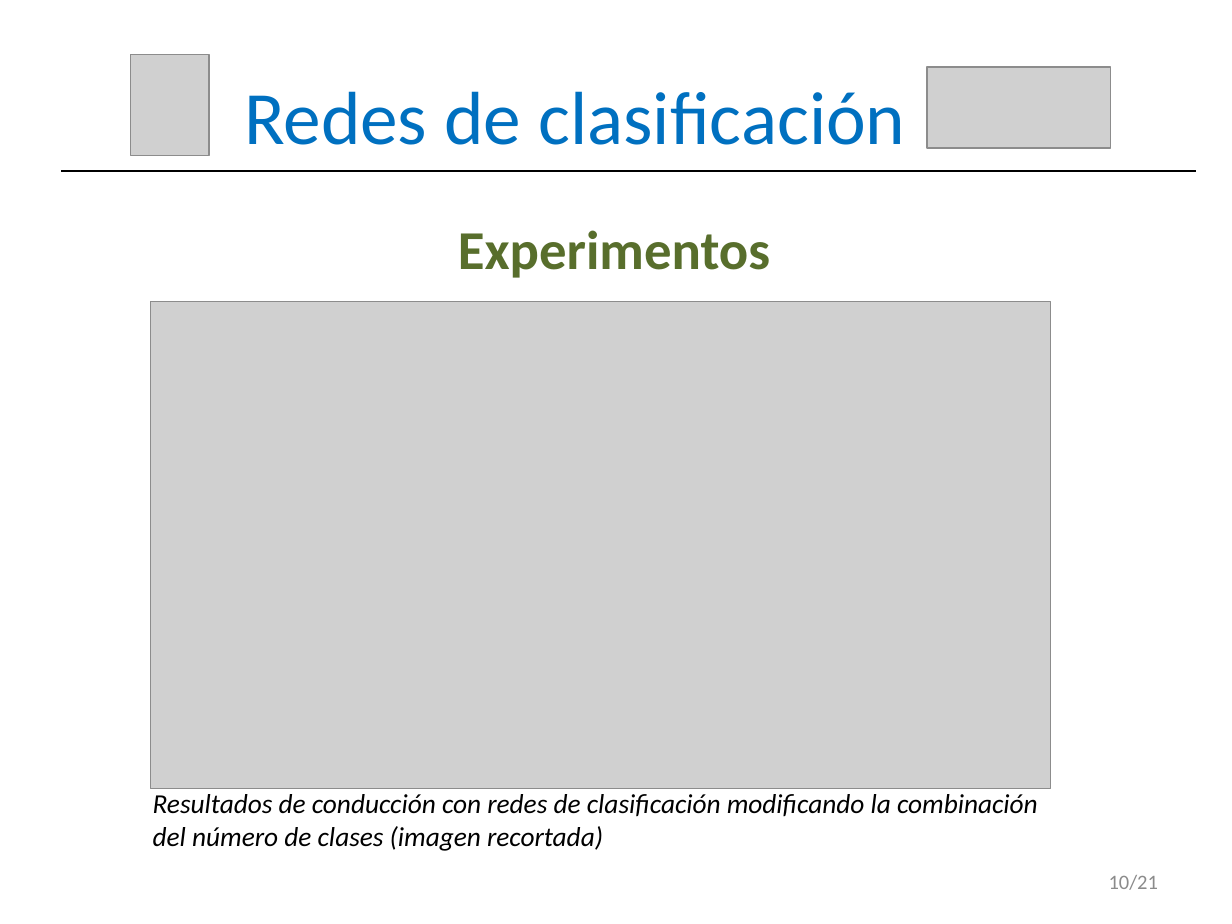
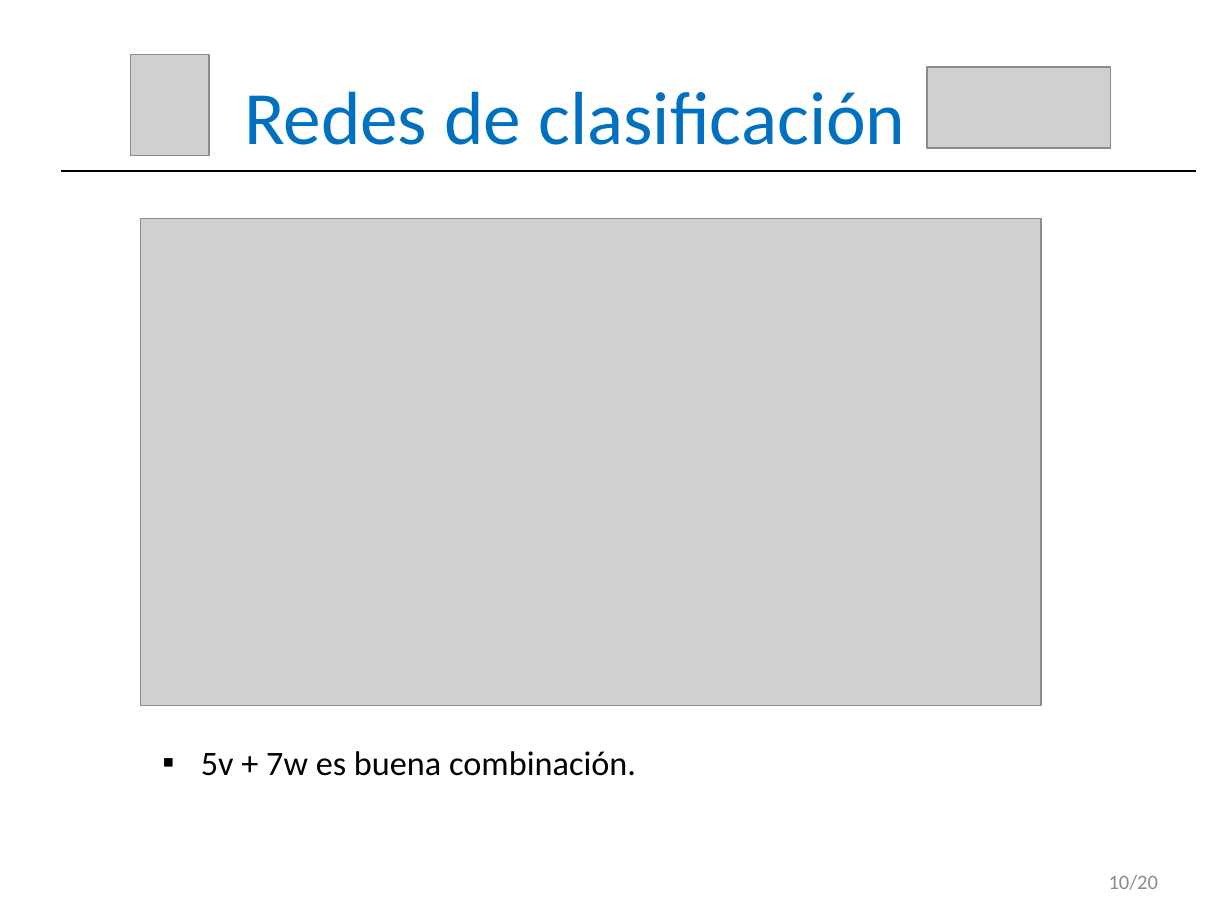
Before and after one commit to RoboticsLabURJC/2017-tfm-vanessa-fernandez, a slide deck: slide 11 of Memoria/Presentación.pptx. Drawn at 1232x924 pixels with LibreOffice and Linux fonts; fonts in the diff are those of the drawing; grey boxes stand for pictures. Boxes give left, top, right and bottom in pixels: in the first picture for what was removed or moved away, otherwise in the second. Text is boxed around its words. In the diff, an @@ line names an element or a change of style, - is before the commit and + after.

```diff
--- a/Memoria/Presentación.pptx
+++ b/Memoria/Presentación.pptx
@@ picture: place and size @@
-picture at [150, 302, 1051, 788]
+picture at [140, 219, 1041, 706]
@@ text removed at [458, 230, 770, 278] @@
-Experimentos
@@ text at [201, 751, 636, 776]: text changed; size 16 to 20 pt; italic off @@
-Resultados de conducción con redes de clasificación modificando la combinación
-del número de clases (imagen recortada)
+▪ 5v + 7w es buena combinación.
@@ text at [1109, 875, 1158, 890]: text changed @@
-10/21
+10/20
```
Also in this commit, not shown: 19 other slides changed, 1 slide removed.
